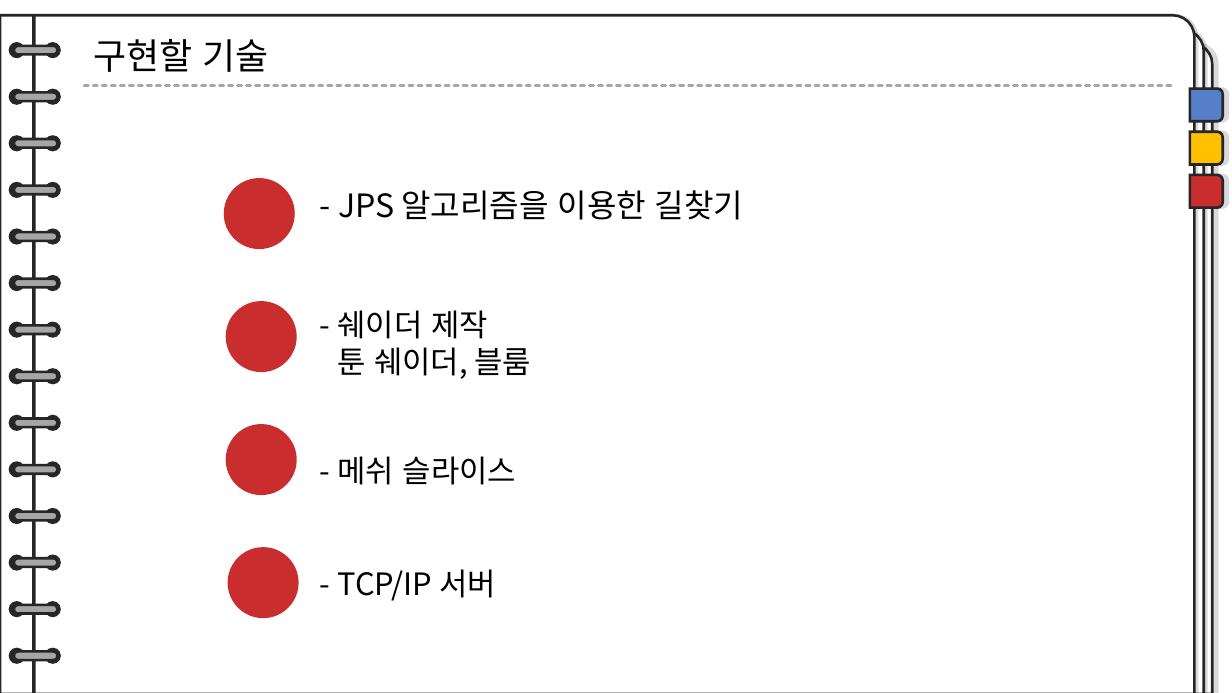
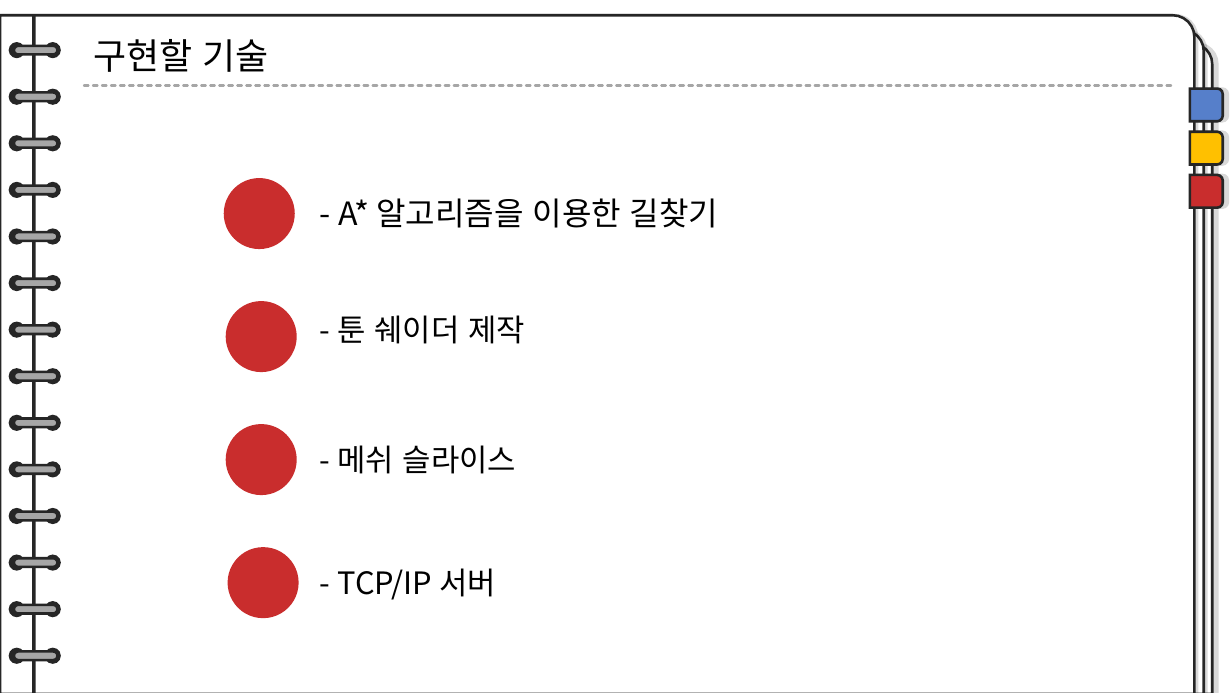
Before and after one commit to TUK-final-graduation-project/GraduationProject, a slide deck: slide 11 of Documents/제안서-수정본.pptx. Drawn at 1232x693 pixels with LibreOffice and Linux fonts; fonts in the diff are those of the drawing. Boxes give left, top, right and bottom in pixels: in the first picture for what was removed or moved away, otherwise in the second. Text is boxed around its words. In the diff, an @@ line names an element or a change of style, - is before the commit and + after.

```diff
--- a/Documents/제안서-수정본.pptx
+++ b/Documents/제안서-수정본.pptx
@@ text at (338,198,718,228): text changed @@
-- JPS 알고리즘을 이용한 길찾기
+- A* 알고리즘을 이용한 길찾기
@@ text at (337,315,525,344): text changed @@
-- 쉐이더 제작
-툰 쉐이더, 블룸
+- 툰 쉐이더 제작
@@ text "- 메쉬 슬라이스": place and size @@
-text "- 메쉬 슬라이스" at (337,456,516,485)
+text "- 메쉬 슬라이스" at (337,445,516,474)
```
Also in this commit, not shown: 13 other slides changed, 6 slides added, 8 slides removed.
